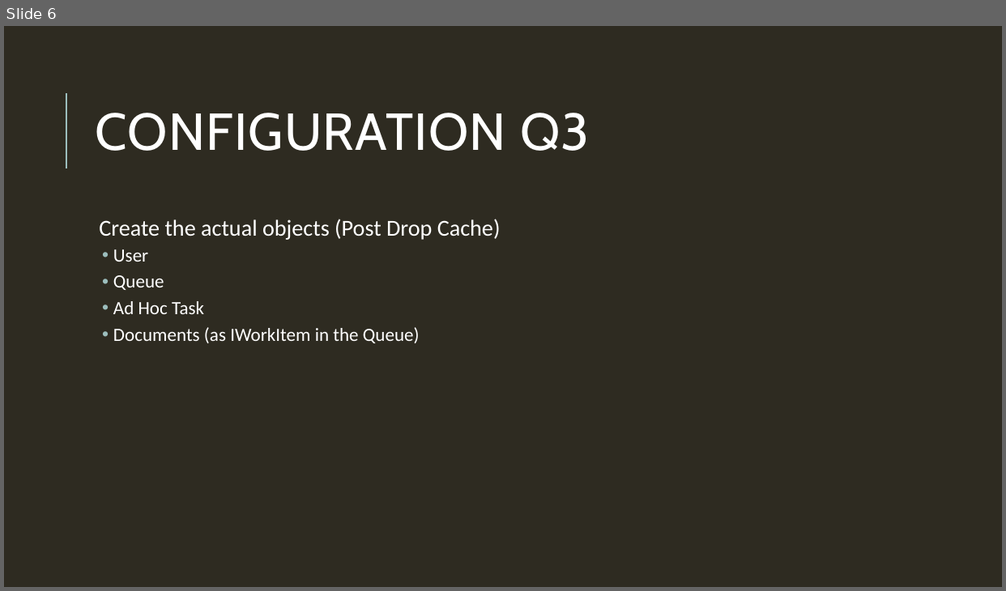
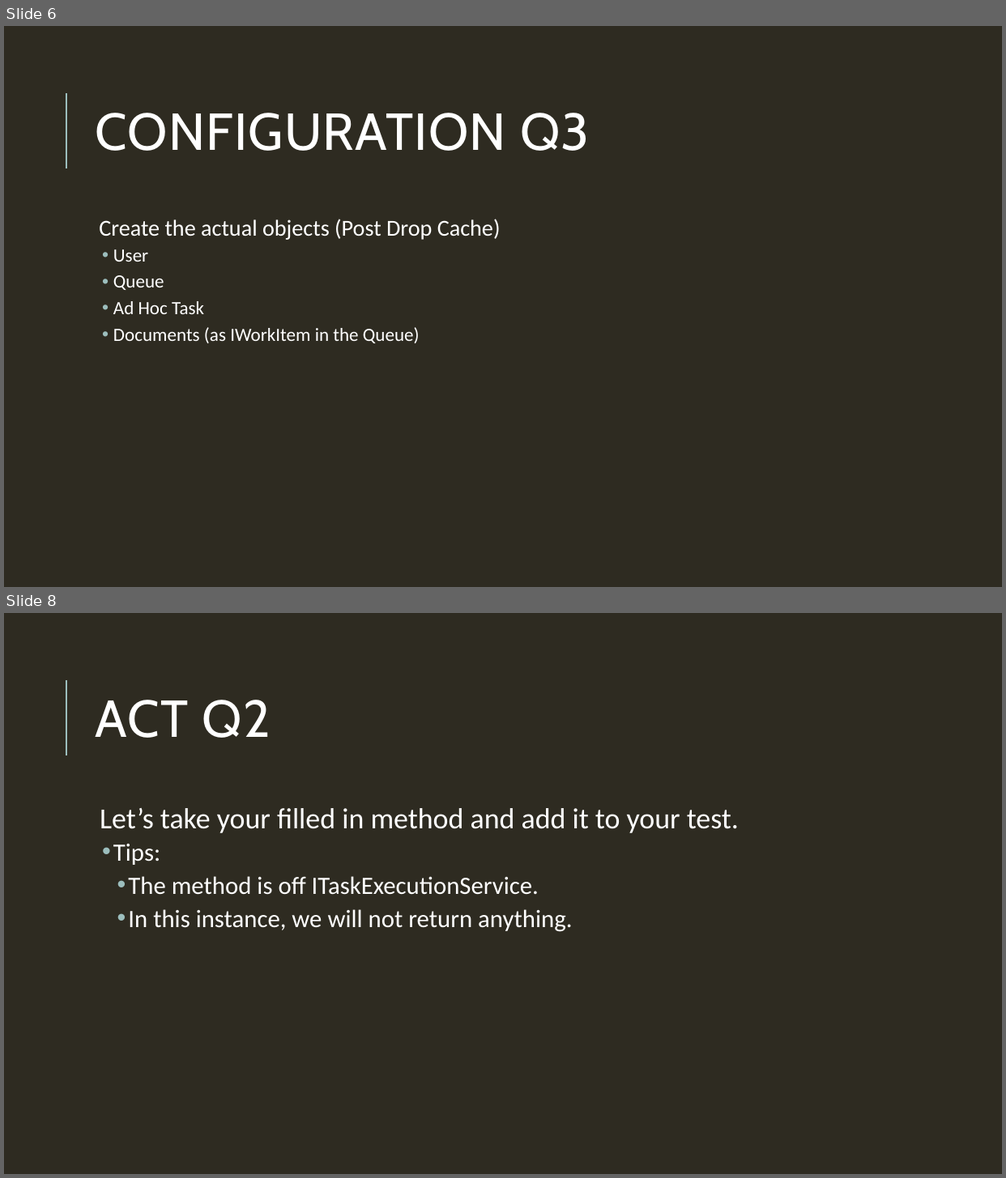
Before and after one commit to mchiricohyland/TEgit, a slide deck: It’s so easy, Tyler can do it.pptx. Shown one above the other, each under a label of ours: slide 6 before the commit, slides 6 and 8 after it; the slides between them are not shown. The pictures are 1006x591 and 1006x1178 pixels, drawn with LibreOffice and Linux fonts; fonts in the diff are those of the drawing. Boxes give left, top, right and bottom in pixels: in the first picture for what was removed or moved away, otherwise in the second. Text is boxed around its words. In the diff, an @@ line names an element or a change of style, - is before the commit and + after.

```diff
--- a/It’s so easy, Tyler can do it.pptx
+++ b/It’s so easy, Tyler can do it.pptx
@@ slide 8 added at (4,613,1002,1174), background #2E2B21; not listed: 1 template element that a slide beside it also shows @@
@@ title added at (96,700,270,738), 50 pt, text #FFFFFF @@
+ACT Q2
@@ text added at (100,808,739,932), 24 pt, text #FFFFFF @@
+  Let’s take your filled in method and add it to your test.
+  • Tips:
+    • The method is off ITaskExecutionService.
+    • In this instance, we will not return anything.
```
Also in this commit, not shown: 2 other slides added, 10 other files.
